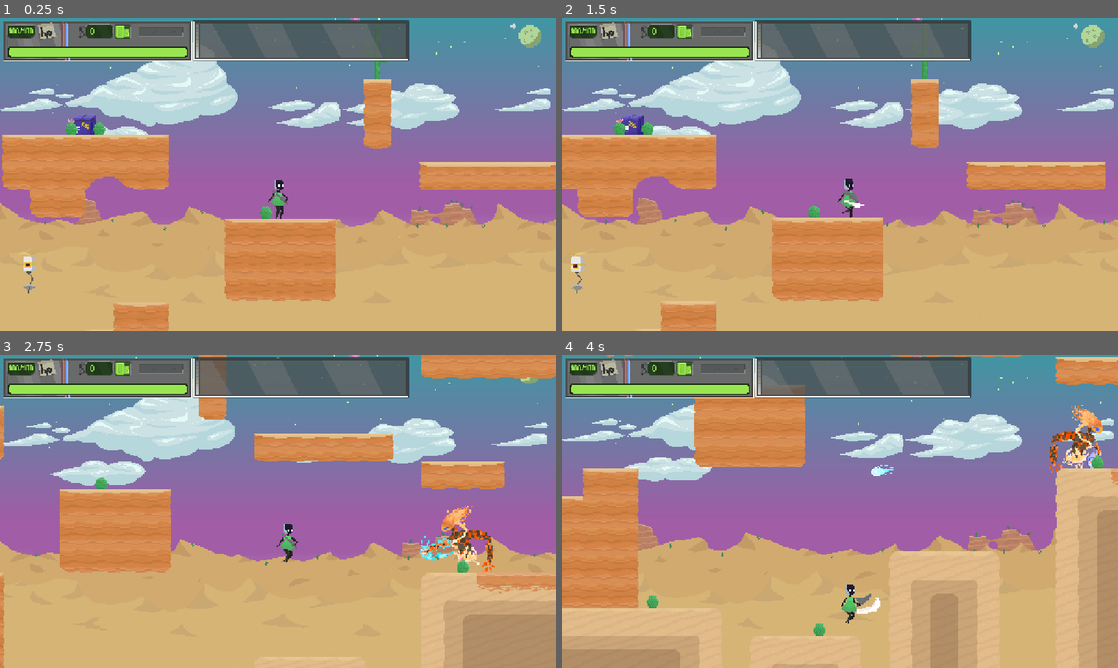
Above: before the commit, frames 1-4 (two rows, left to right).
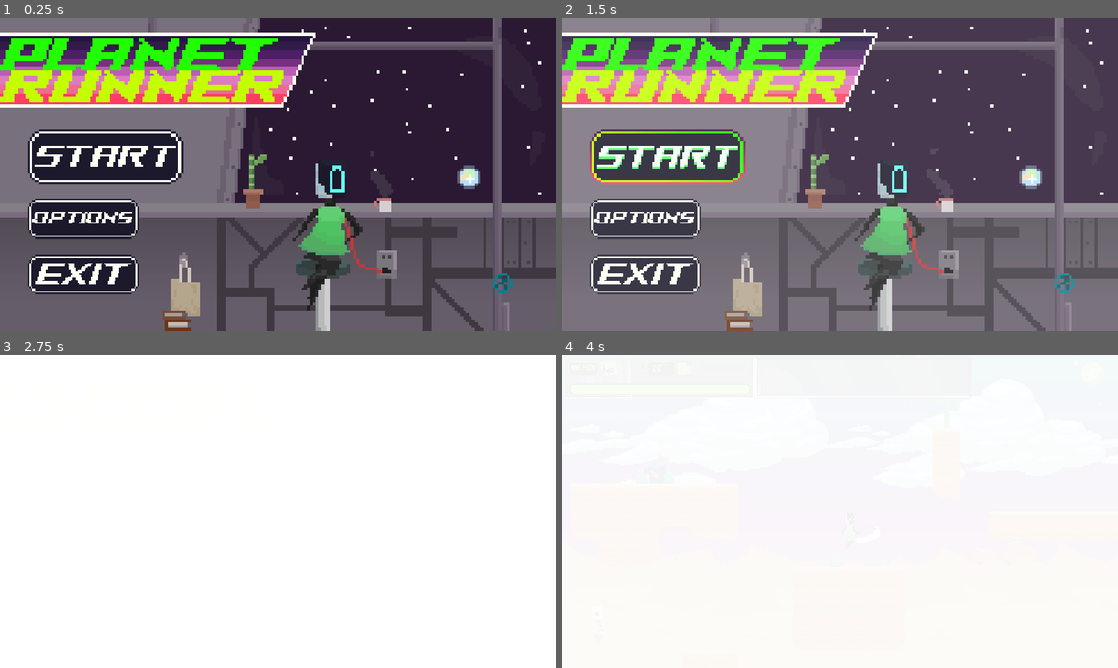
Above: after the commit, the same moments.

Repository: platworki/planet-runner
Game: Godot game, scene res://scenes/menu.tscn
Two runs of this game, one before a commit and one after it. Both use one fixed random seed, a clock stepped at 60 frames per second and the inputs below. Before the commit the project starts from res://scenes/world.tscn. Sound files missing from this copy of the repository are replaced by a short silence.
Inputs (mouse positions are in pixels of both pictures, inside the frame that each line leads up to):
- Up to frame 1 (0.25 s): no input
- Up to frame 2 (1.5 s): click (667, 155) at 0.52 s; move the mouse to (962, 158) at 1.27 s; hold D (move_right) from 1.28 s (still down); click (962, 158) at 1.35 s
- Up to frame 3 (2.75 s): keep holding D (move_right); tap Space (jump) at 1.52, 2.27 s; move the mouse to (166, 527) at 2.02 s; click (166, 527) at 2.1 s
- Up to frame 4 (4 s): move the mouse to (895, 442) at 2.77 s; release D (move_right) at 2.78 s; hold A (move_left) 2.78-3.53 s; tap Shift (dash) at 2.85 s; click (895, 442) at 3.05 s; move the mouse to (812, 574) at 3.52 s; hold D (move_right) from 3.53 s (still down); tap E (pickup) at 3.6 s; tap Space (jump) at 3.77 s; click (812, 574) at 3.8 s

The runs differ from the first frame. In frame 1, 99% of the frame differs, in the area x 0-100%, y 0-100%; in frame 2, 97%; in frame 3, 100%; in frame 4, 99%.

Commit message:
hmmm safe branch

Diff:
--- a/project.godot
+++ b/project.godot
@@ -11,7 +11,7 @@
 [application]
 
 config/name="PlanetRunner"
-run/main_scene="uid://dc4m88yus5so8"
+run/main_scene="uid://bd6qne43qq7wc"
 config/features=PackedStringArray("4.5", "Forward Plus")
 run/max_fps=240
 config/icon="res://icon.svg"
@@ -28,8 +28,8 @@
 window/size/window_width_override=1152
 window/size/window_height_override=648
 window/stretch/mode="canvas_items"
-window/stretch/aspect="expand"
 window/vsync/vsync_mode=0
+window/main_scene="uid://dc4m88yus5so8"
 
 [gui]
 
--- a/scenes/background.tscn
+++ b/scenes/background.tscn
@@ -22,7 +22,7 @@
 [node name="Clouds" type="Parallax2D" parent="."]
 z_index = 1
 scroll_scale = Vector2(0.03, 0.05)
-scroll_offset = Vector2(90, 75)
+scroll_offset = Vector2(-192.025, 75)
 repeat_size = Vector2(576, 0)
 autoscroll = Vector2(1.3, 0)
 repeat_times = 4
--- a/scenes/enemies/fire_elemental.tscn
+++ b/scenes/enemies/fire_elemental.tscn
@@ -484,7 +484,6 @@
 wait_time = 0.3
 
 [node name="AnimatedSprite2D" type="AnimatedSprite2D" parent="."]
-z_index = 1
 position = Vector2(0, -28.56667)
 sprite_frames = SubResource("SpriteFrames_v5wyi")
 animation = &"walk"
@@ -507,11 +506,11 @@
 
 [node name="RaycastLeftAir" type="RayCast2D" parent="Raycasts"]
 position = Vector2(0, -8)
-target_position = Vector2(-26.666668, 24.684317)
+target_position = Vector2(-17, 24.684)
 
 [node name="RaycastRightAir" type="RayCast2D" parent="Raycasts"]
 position = Vector2(0, -8)
-target_position = Vector2(32.666668, 24.684317)
+target_position = Vector2(17, 24.684)
 
 [node name="GroundCollision" type="CollisionShape2D" parent="."]
 position = Vector2(-0.66666627, -21.350983)
--- a/scripts/enemies/fire_elemental.gd
+++ b/scripts/enemies/fire_elemental.gd
@@ -14,7 +14,7 @@
 var player_in_melee = false
 var is_attacking = false
 
-const SPEED = 25 # Slow walk
+const SPEED = 22 # Slow walk
 const FRICTION = 400
 const GRAVITY = 500.0
 const JUMP_KNOCKBACK = -45
@@ -109,32 +109,49 @@
 	update_direction_visuals()
 
 func ranged_attack(delta):
-	# Stay still during ranged phase
-	velocity.x = move_toward(velocity.x, 0, FRICTION * delta)
-
-	if player_target:
-		var dir_to_player = sign(player_target.global_position.x - global_position.x)
-		if dir_to_player != 0:
-			direction = dir_to_player
-			update_direction_visuals()
-
-	# IF COOLDOWN IS ACTIVE: Play walk animation so he isn't a statue
-	if not ranged_cooldown.is_stopped():
-		if animated_sprite.animation != "walk":
-			animated_sprite.play("walk")
-		return # Stop here; don't shoot yet
-
-	# IF COOLDOWN IS READY: Shoot!
-	if is_on_floor():
-		shoot()
-		await animated_sprite.animation_finished
-		is_attacking = false # Unlock the state machine!
+	# --- 1. HANDLE MOVEMENT BETWEEN SHOTS ---
+	if not is_attacking:
+		if player_target:
+			# Determine direction to player
+			var dir_to_player = sign(player_target.global_position.x - global_position.x)
+			if dir_to_player != 0:
+				direction = dir_to_player
+				update_direction_visuals()
+
+			# LEDGE PROTECTION: Only move if there is floor ahead
+			var can_move = false
+			if direction > 0 and ray_right_air.is_colliding() and not ray_right_wall.is_colliding():
+				can_move = true
+			elif direction < 0 and ray_left_air.is_colliding() and not ray_left_wall.is_colliding():
+				can_move = true
+
+			if can_move and not player_in_melee:
+				velocity.x = direction * SPEED*1.3
+				if animated_sprite.animation != "walk":
+					animated_sprite.play("walk")
+			else:
+				# Stop at edge or if already in melee range
+				velocity.x = move_toward(velocity.x, 0, FRICTION * delta)
+				if animated_sprite.animation != "walk":
+					animated_sprite.play("walk")
+	else:
+		# Stay still while actually in the shoot animation
+		velocity.x = move_toward(velocity.x, 0, FRICTION * delta)
+
+	# --- 2. SHOOT LOGIC ---
+	if ranged_cooldown.is_stopped() and not is_attacking and is_on_floor():
+		if player_target: # Double check target exists before locking
+			shoot()
 
 func shoot():
-	is_attacking = true # Lock the state machine!
+	is_attacking = true
 	animated_sprite.play("shoot")
-	# Enforce exactly a 3 second delay between shots
 	ranged_cooldown.start()
+
+	# Wait for animation, but check if we should "snap out" of it
+	# We use a loop or a specific check to see if target left
+	await animated_sprite.animation_finished
+	is_attacking = false
 
 func melee_attack(delta):
 	if player_target:
@@ -186,11 +203,16 @@
 		player_target = body
 		player_in_ranged = true
 
+# Update the signal to handle the "Snap to Idle/Walk" logic
 func _on_rangedradius_body_exited(body: Node2D) -> void:
 	if body.name == "Player":
 		player_in_ranged = false
-		if not player_in_melee: # Safety check to wipe target
-			player_target = null
+		player_target = null
+		ranged_cooldown.stop()
+		# CANCEL ATTACK: If he was shooting and the player leaves, snap him out of it
+		if is_attacking and animated_sprite.animation == "shoot":
+			is_attacking = false
+			animated_sprite.play("walk") # Snaps to walk/idle visuals immediately
 
 func _on_meleeradius_body_entered(body: Node2D) -> void:
 	if body.name == "Player":
--- a/scripts/game_manager.gd
+++ b/scripts/game_manager.gd
@@ -1,8 +1,9 @@
 extends Node
 
+signal stats_changed
 # Inventory storage
 var inventory = []
-var currency = 0
+var currency = 20
 
 # Player stat bonuses (applied from items)
 var player_stats = {
@@ -25,6 +26,8 @@
 func add_item(item_data: Dictionary):
 	inventory.append(item_data)
 	apply_item_effect(item_data)
+	# Emit the signal so the Player knows to recalculate
+	stats_changed.emit()
 	print("Picked up: ", item_data.name)
 	print("Inventory size: ", inventory.size())
 
@@ -83,7 +86,7 @@
 const ITEM_DATABASE = {
 	"speed_boots": {
 		"name": "Speedy Boot",
-		"effect_type": "speed",
+		"effect_type": "health",
 		"value": 15,  # Percentage
 		"rarity": "common",
 		"sprite_default": "res://assets/sprites/speed_boot_sprite.png",
--- a/scripts/player.gd
+++ b/scripts/player.gd
@@ -12,7 +12,8 @@
 
 const BASE_DAMAGE = 10
 const BASE_HEALTH = 100
-var HEALTH = BASE_HEALTH + GameManager.player_stats.health_bonus
+var HEALTH = 100
+var MAX_HEALTH = BASE_HEALTH
 
 # CONSTANT PARAMS
 const JUMP_VELOCITY = -230.0
@@ -73,8 +74,9 @@
 # ===== MAIN LOOP ======
 # ======================
 #
-#func _ready() -> void:
-	#Engine.time_scale = 0.3
+func _ready() -> void:
+	GameManager.stats_changed.connect(update_stats)
+	update_stats() # Initialize on start
 
 func _physics_process(delta: float) -> void:
 	# INFO Check if at the beginning of the frame the players on the floor
@@ -403,6 +405,24 @@
 	if attack_combo_count == 1:
 		attack_combo_count = 0
 
+func update_stats():
+	# 1. Calculate the new limit
+	var new_max = BASE_HEALTH + GameManager.player_stats.health_bonus
+
+	# 2. Calculate how much the limit just increased
+	# (e.g., if new_max is 115 and old MAX_HEALTH was 100, increase is 15)
+	var increase = new_max - MAX_HEALTH
+
+	# 3. Update the limit
+	MAX_HEALTH = new_max
+
+	# 4. Add ONLY the increase to your current HEALTH
+	# This turns 60/100 into 75/115
+	HEALTH += increase
+
+	print("Stats Updated! Current HEALTH (and Max) is now: ", HEALTH)
+	print("Speed is now: ", get_speed())
+
 # INFO Call when the PlayerAttack Area hits an enemy; 'enemy' is the Node I passed
 func _on_player_attack_hit_enemy(_enemy: Variant) -> void:
 	# INFO Only add a different behaviour if we are pogoing
@@ -521,5 +541,5 @@
 	player_body.set_deferred("disabled", true)
 	await torso_animation.animation_finished
 	Engine.time_scale = 1
+	SceneTransitions.fade_to_scene_black("res://scenes/menu.tscn")
 	GameManager.reset_game()
-	SceneTransitions.fade_to_scene_black("res://scenes/menu.tscn")
Binary file changed: assets/sprites/backgroundback.png
Not shown, changed: export_presets.cfg
